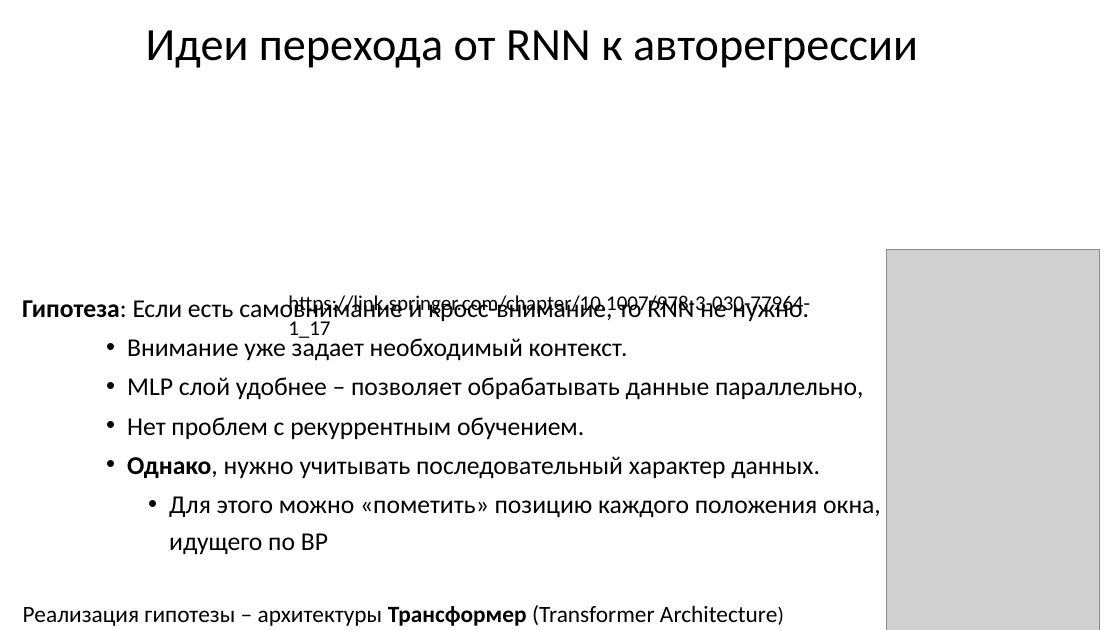
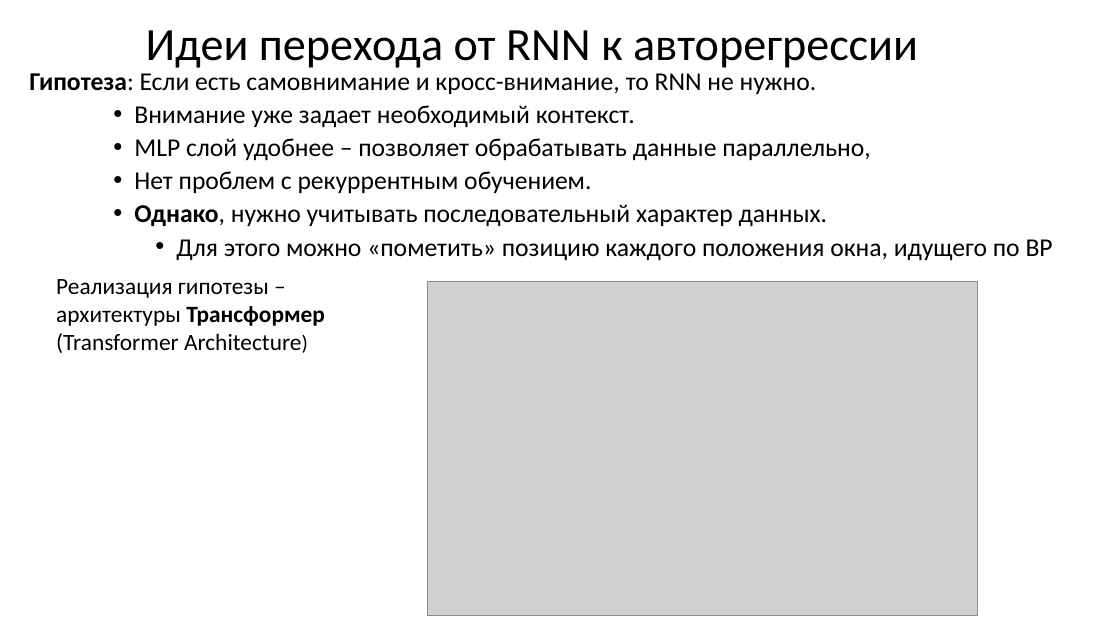
Before and after one commit to MVRonkin/TimeSeriesCourse, a slide deck: slide 10 of 2025/LEC/07-3 Transformers.pptx (slide 9 before the commit). Drawn at 1120x630 pixels with LibreOffice and Linux fonts; fonts in the diff are those of the drawing; grey boxes stand for pictures. Boxes give left, top, right and bottom in pixels: in the first picture for what was removed or moved away, otherwise in the second. Text is boxed around its words. In the diff, an @@ line names an element or a change of style, - is before the commit and + after.

```diff
--- a/2025/LEC/07-3 Transformers.pptx
+++ b/2025/LEC/07-3 Transformers.pptx
@@ text "Гипотеза: Если есть самовнимание и ...": place and size @@
-text "Гипотеза: Если есть самовнимание и ..." at (22,296,881,555)
+text "Гипотеза: Если есть самовнимание и ..." at (29,73,1053,261)
@@ text "Гипотеза: Если есть самовнимание и ..." at (29,73,1053,261): line spacing 1.2 to 1 @@
@@ text "Реализация гипотезы – архитектуры Трансформер ..." rewrapped from (23,605,777,626) to (56,279,325,353) @@
@@ picture removed at (887,250,1100,630) @@
@@ text removed at (288,295,810,338) @@
-https://link.springer.com/chapter/10.1007/978-3-030-77964-1_17
@@ picture added at (428,281,978,616) @@
```
Also in this commit, not shown: 1 other slide changed, 6 slides added.
